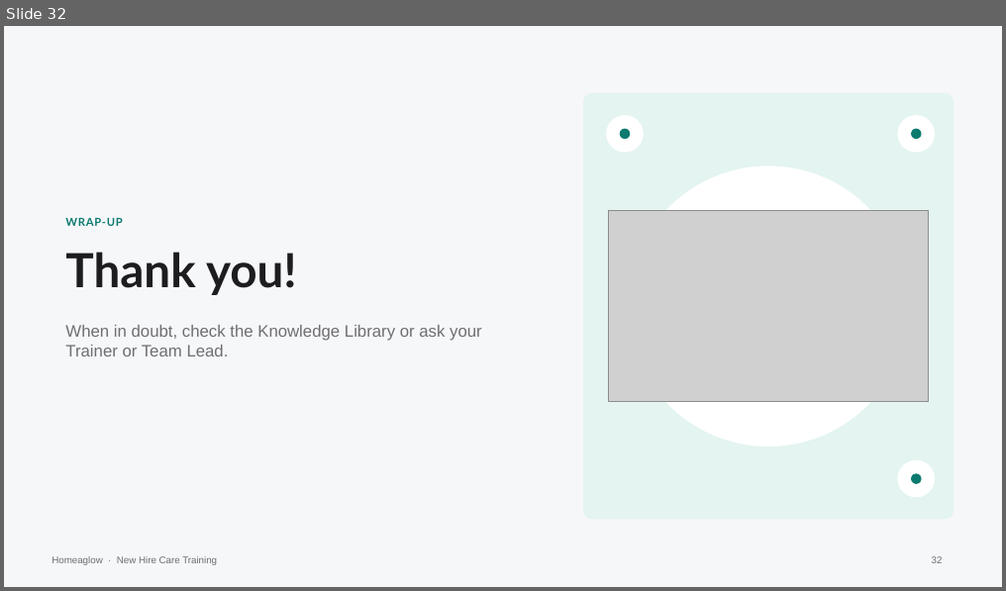
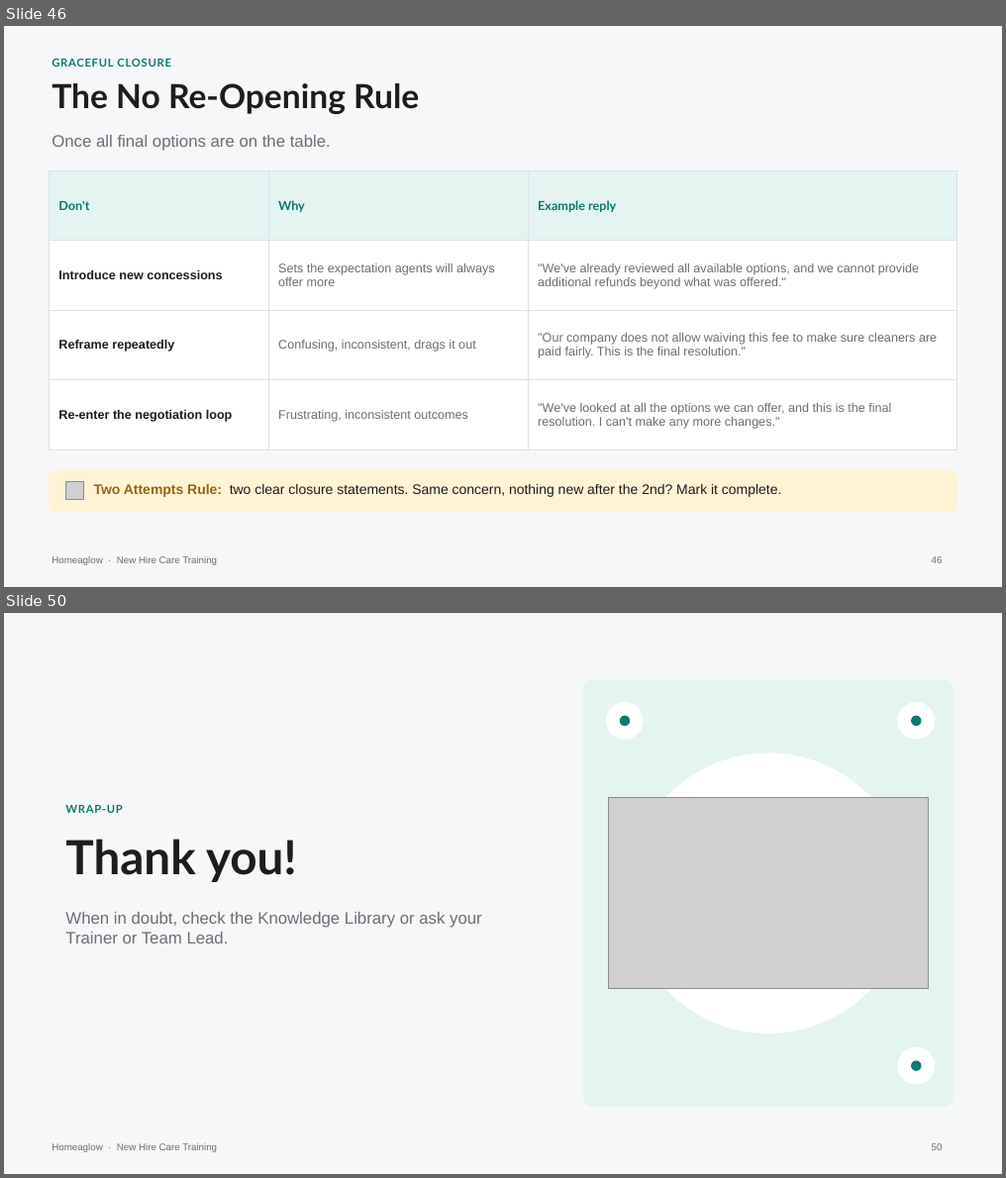
Before and after one commit to anjulimichelle/training, a slide deck: refunds-abuse-duplicates-bulk/refunds-abuse-duplicates-bulk.pptx. Shown one above the other, each under a label of ours: slide 32 before the commit, slides 46 and 50 after it; the slides between them are not shown. The pictures are 1006x591 and 1006x1178 pixels, drawn with LibreOffice and Linux fonts; fonts in the diff are those of the drawing; grey boxes stand for pictures. Boxes give left, top, right and bottom in pixels: in the first picture for what was removed or moved away, otherwise in the second. Text is boxed around its words. In the diff, an @@ line names an element or a change of style, - is before the commit and + after.

```diff
--- a/refunds-abuse-duplicates-bulk/refunds-abuse-duplicates-bulk.pptx
+++ b/refunds-abuse-duplicates-bulk/refunds-abuse-duplicates-bulk.pptx
@@ slide 46 added at bbox=[4, 26, 1002, 587], background #F6F7F9; not listed: 1 template element that a slide beside it also shows @@
@@ text added at bbox=[52, 59, 171, 67], 8 pt, text #0B7A6F, bold @@
+GRACEFUL CLOSURE
@@ text added at bbox=[52, 83, 419, 114], 24 pt, text #1D1D1F, bold @@
+The No Re-Opening Rule
@@ text added at bbox=[52, 135, 331, 151], 12 pt, text #6E6E73 @@
+Once all final options are on the table.
@@ table added at bbox=[49, 171, 957, 498], 4 rows, 3 columns @@
+Don't | Why | Example reply
+Introduce new concessions | Sets the expectation agents will always offer more | "We've already reviewed all available options, and we cannot provide additional refunds beyond what was offered."
+Reframe repeatedly | Confusing, inconsistent, drags it out | "Our company does not allow waiving this fee to make sure cleaners are paid fairly. This is the final resolution."
+Re-enter the negotiation loop | Frustrating, inconsistent outcomes | "We've looked at all the options we can offer, and this is the final resolution. I can't make any more changes."
@@ rounded rectangle added at bbox=[49, 471, 957, 512], fill #FFF3D6, outline #FFF3D6 0.75 pt @@
@@ picture added at bbox=[65, 482, 84, 500] @@
@@ text added at bbox=[94, 484, 782, 497], 10 pt, text #1D1D1F @@
+Two Attempts Rule: two clear closure statements. Same concern, nothing new after the 2nd? Mark it complete.
@@ page number added at bbox=[932, 557, 943, 564], 7 pt, text #6E6E73 @@
+46
@@ what was slide 32 is now slide 50 @@
@@ page number at bbox=[932, 1144, 943, 1151]: text changed @@
-32
+50
```
Also in this commit, not shown: 7 slides changed, 17 other slides added, 2 other files.
